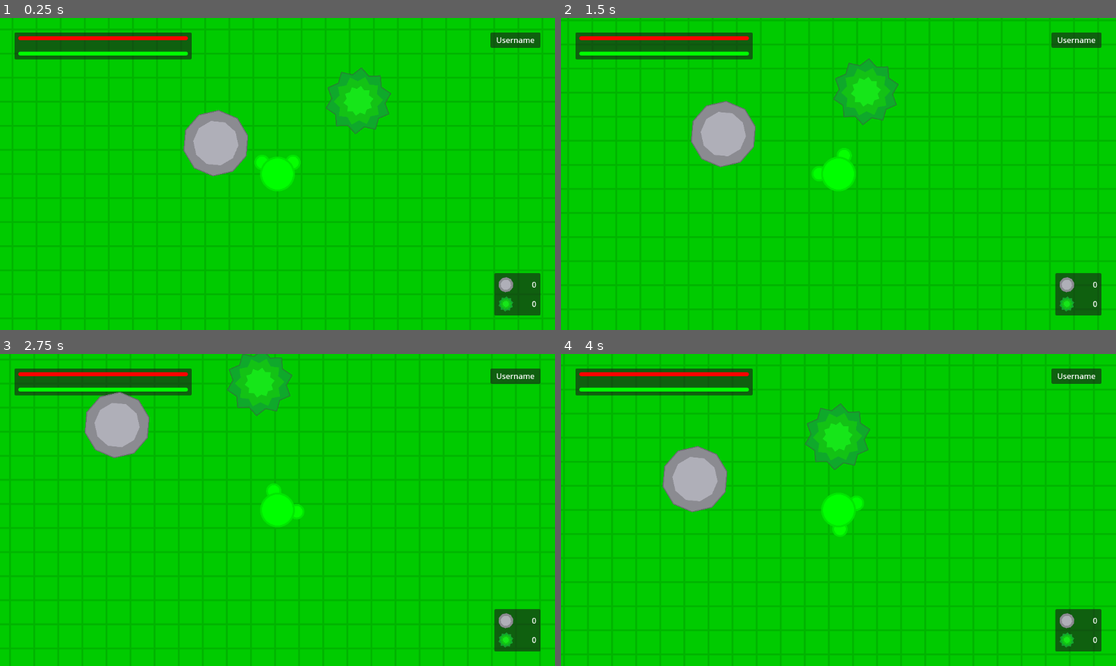
Above: before the commit, frames 1-4 (two rows, left to right).
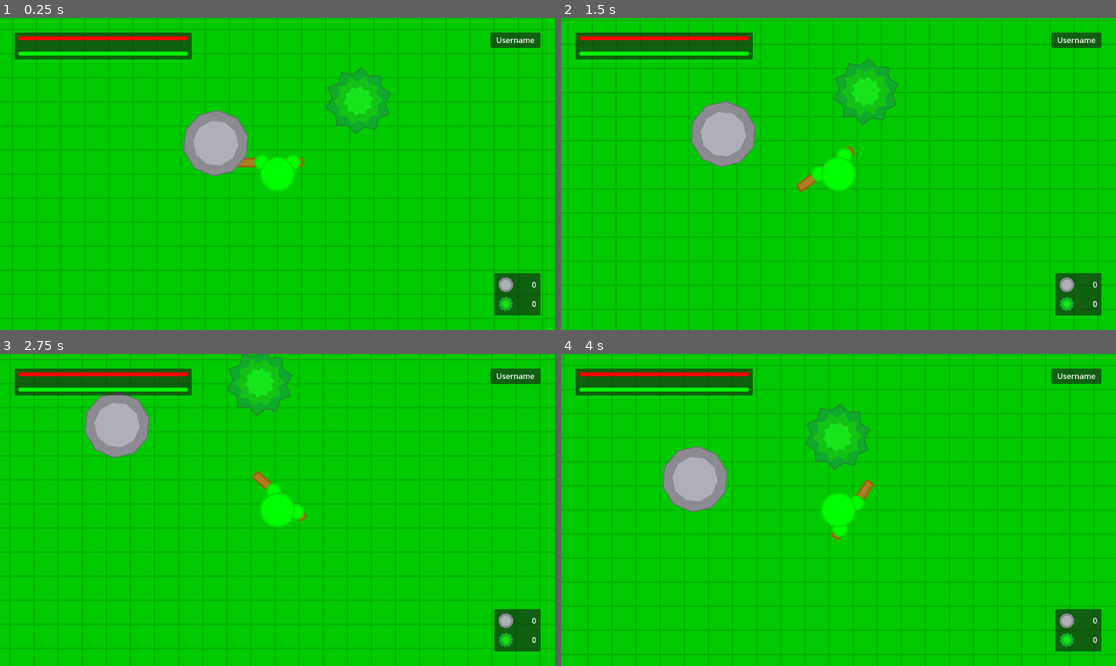
Above: after the commit, the same moments.

Repository: ColormaticStudios/runic-godot
Game: Godot game, scene res://scenes/world.tscn
Two runs of this game, one before a commit and one after it. Both use one fixed random seed, a clock stepped at 60 frames per second and the inputs below.
Inputs (mouse positions are in pixels of both pictures, inside the frame that each line leads up to):
- Up to frame 1 (0.25 s): no input
- Up to frame 2 (1.5 s): tap Enter at 0.5 s; move the mouse to (960, 158) at 0.52 s; press the mouse at (960, 158) at 0.53 s; hold D (move_right) 0.53-1.28 s; move the mouse to (727, 189) at 1.27 s; release the mouse at (727, 189) at 1.28 s; hold S (move_down) from 1.28 s (still down); click (727, 189) at 1.35 s
- Up to frame 3 (2.75 s): move the mouse to (333, 441) at 2.02 s; release S (move_down) at 2.03 s; press the mouse at (333, 441) at 2.03 s; hold D (move_right) from 2.03 s (still down)
- Up to frame 4 (4 s): move the mouse to (810, 572) at 2.77 s; release D (move_right) at 2.78 s; release the mouse at (810, 572) at 2.78 s; hold W (move_up) 2.78-3.53 s; click (810, 572) at 2.85 s; move the mouse to (1005, 556) at 3.52 s; press the mouse at (1005, 556) at 3.53 s; hold A (move_left) from 3.53 s (still down)

The runs differ from the first frame. In frame 1, 0.1% of the frame differs, in the area x 42-55%, y 44-48%; in frame 2, 0.1%; in frame 3, 0.2%, in the area x 19-56%, y 12-54%; in frame 4, 0.1%.

Commit message:
Add stick tool image

Diff:
--- a/data/character/character.tscn
+++ b/data/character/character.tscn
@@ -1,9 +1,10 @@
-[gd_scene load_steps=12 format=3 uid="uid://4dsm0l7s6vki"]
+[gd_scene load_steps=13 format=3 uid="uid://4dsm0l7s6vki"]
 
 [ext_resource type="Texture2D" uid="uid://gfxfxkfu8uk4" path="res://textures/character/character.svg" id="1_f7cgp"]
 [ext_resource type="Script" path="res://data/character/character.gd" id="1_qlitf"]
+[ext_resource type="Texture2D" uid="uid://b7hh5vuwdmg0v" path="res://textures/tools/stick.svg" id="3_1h5n2"]
 [ext_resource type="Script" path="res://data/character/hud.gd" id="3_eogh2"]
-[ext_resource type="Texture2D" uid="uid://ttb1b3k07qu5" path="res://textures/world/biome/forest/boulder.svg" id="4_l3xyh"]
+[ext_resource type="Texture2D" uid="uid://ttb1b3k07qu5" path="res://textures/world/boulder.svg" id="4_t4sgq"]
 [ext_resource type="Texture2D" uid="uid://i7fjjduk8b0c" path="res://textures/world/biome/forest/tree.svg" id="5_j15j3"]
 
 [sub_resource type="CircleShape2D" id="CircleShape2D_653al"]
@@ -74,7 +75,13 @@
 scale = Vector2(0.2, 0.2)
 texture = ExtResource("1_f7cgp")
 
+[node name="tool" type="Sprite2D" parent="body_pivot/body"]
+z_index = -1
+position = Vector2(-80, -120)
+texture = ExtResource("3_1h5n2")
+
 [node name="hud" type="Control" parent="."]
+z_index = 10
 layout_mode = 3
 anchors_preset = 0
 offset_left = -432.0
@@ -145,7 +152,7 @@
 [node name="stone_image" type="Sprite2D" parent="hud/inventory"]
 position = Vector2(24, 24)
 scale = Vector2(0.0457143, 0.0457143)
-texture = ExtResource("4_l3xyh")
+texture = ExtResource("4_t4sgq")
 
 [node name="stone_label" type="Label" parent="hud/inventory"]
 layout_mode = 0
--- /dev/null
+++ b/textures/tools/stick.svg
@@ -0,0 +1,90 @@
+<?xml version="1.0" encoding="UTF-8" standalone="no"?>
+<svg
+   xmlns:dc="http://purl.org/dc/elements/1.1/"
+   xmlns:cc="http://creativecommons.org/ns#"
+   xmlns:rdf="http://www.w3.org/1999/02/22-rdf-syntax-ns#"
+   xmlns:svg="http://www.w3.org/2000/svg"
+   xmlns="http://www.w3.org/2000/svg"
+   xmlns:sodipodi="http://sodipodi.sourceforge.net/DTD/sodipodi-0.dtd"
+   xmlns:inkscape="http://www.inkscape.org/namespaces/inkscape"
+   width="700"
+   height="100"
+   viewBox="0 0 185.20833 26.458334"
+   version="1.1"
+   id="svg8"
+   inkscape:version="1.0.2 (e86c870879, 2021-01-15)"
+   sodipodi:docname="stick.svg">
+  <defs
+     id="defs2">
+    <inkscape:path-effect
+       effect="fillet_chamfer"
+       id="path-effect836"
+       is_visible="true"
+       lpeversion="1"
+       satellites_param="F,0,0,1,0,6,0,1 @ F,0,0,1,0,6,0,1 @ F,0,0,1,0,6,0,1 @ F,0,0,1,0,6,0,1"
+       unit="px"
+       method="auto"
+       mode="F"
+       radius="6"
+       chamfer_steps="1"
+       flexible="false"
+       use_knot_distance="true"
+       apply_no_radius="true"
+       apply_with_radius="true"
+       only_selected="false"
+       hide_knots="false" />
+  </defs>
+  <sodipodi:namedview
+     id="base"
+     pagecolor="#ffffff"
+     bordercolor="#666666"
+     borderopacity="1.0"
+     inkscape:pageopacity="0.0"
+     inkscape:pageshadow="2"
+     inkscape:zoom="1.1921418"
+     inkscape:cx="420.92811"
+     inkscape:cy="48.129777"
+     inkscape:document-units="px"
+     inkscape:current-layer="layer1"
+     inkscape:document-rotation="0"
+     showgrid="false"
+     units="px"
+     inkscape:snap-bbox="true"
+     inkscape:window-width="1920"
+     inkscape:window-height="1046"
+     inkscape:window-x="0"
+     inkscape:window-y="0"
+     inkscape:window-maximized="1">
+    <inkscape:grid
+       type="xygrid"
+       id="grid10"
+       dotted="true" />
+  </sodipodi:namedview>
+  <metadata
+     id="metadata5">
+    <rdf:RDF>
+      <cc:Work
+         rdf:about="">
+        <dc:format>image/svg+xml</dc:format>
+        <dc:type
+           rdf:resource="http://purl.org/dc/dcmitype/StillImage" />
+        <dc:title></dc:title>
+      </cc:Work>
+    </rdf:RDF>
+  </metadata>
+  <g
+     inkscape:label="Layer 1"
+     inkscape:groupmode="layer"
+     id="layer1">
+    <path
+       style="opacity:1;fill:#af7c23;fill-opacity:1;stroke:#966512;stroke-width:5.29166;stroke-miterlimit:4;stroke-dasharray:none;stroke-opacity:1"
+       id="rect11"
+       width="179.91667"
+       height="21.166664"
+       x="2.6458349"
+       y="2.6458349"
+       inkscape:path-effect="#path-effect836"
+       d="M 8.6458349,2.6458349 H 176.56251 a 6,6 45 0 1 6,6 v 9.1666641 a 6,6 135 0 1 -6,6 H 8.6458349 a 6,6 45 0 1 -6,-6 V 8.6458349 a 6,6 135 0 1 6,-6 z"
+       sodipodi:type="rect" />
+  </g>
+</svg>
Not shown, added: textures/tools/stick.svg.import
